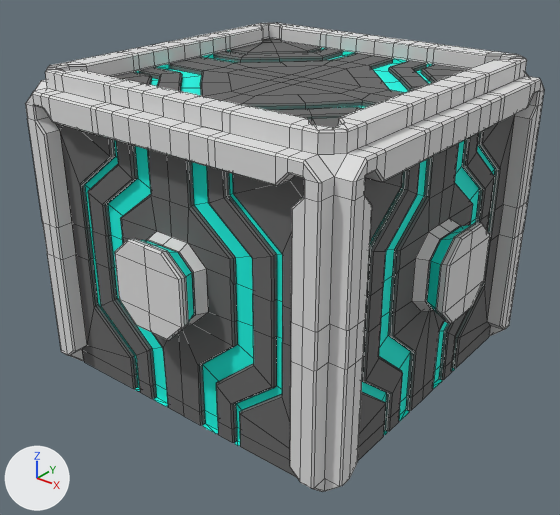
An edit to the FBX model BODY/Assets/Main/Meshes/Interactable/crate_heavy_stackable_01.FBX, drawn before and after from the same camera.
The view is the same before and after, from a 50 mm lens placed at (2.44, -3.15, 2.51), pointed at (0.02, -0.12, 0.63). Every picture has the same lights, and +X, +Y and +Z are marked at lower left. Mesh edges are drawn as thin lines. Where no turn or scale is listed for an object, it has been applied to the vertices.

Objects in the first picture: 'crate_heavy_stackable_01'.
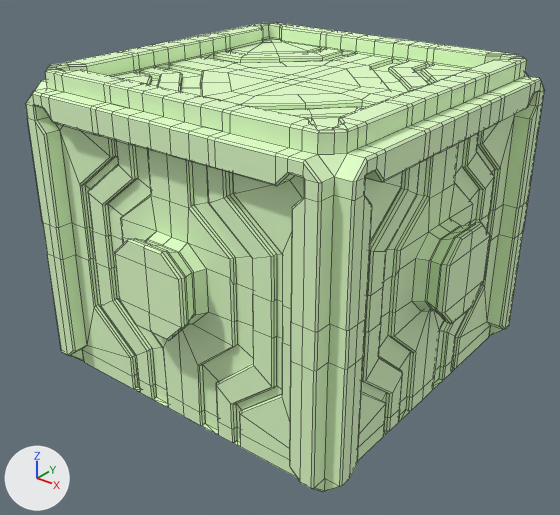
The newer file is also turned or shifted as a whole; pictures and numbers use the older file's frame.

Where the change shows, as pixel boxes (x1, y1, x2, y2) in the pictures (560 x 515 px):
```json
{"part": 1, "of": "me_mesh", "change": "recoloured", "before": [25, 23, 544, 492], "after": [25, 23, 544, 492], "on screen": "grey to green"}
{"part": 2, "of": "me_mesh", "change": "recoloured", "before": [56, 38, 516, 478], "after": [56, 38, 516, 478], "on screen": "grey to green"}
{"part": 3, "of": "me_mesh", "change": "recoloured", "before": [85, 48, 495, 446], "after": [85, 48, 495, 446], "on screen": "cyan to green"}
```

Scene script edits in JSON lines:
```json
{"op": "add", "block": "mat_stackableheavycrate", "code": ["mat_stackableheavycrate = principled_material('StackableHeavyCrate')", "mat_stackableheavycrate.base_color = (0.753, 1.0, 0.588)  # green #e1ffca", "mat_stackableheavycrate.roughness = 0.859"]}
{"block": "me_mesh", "where": "me_mesh.from_pydata(...)  # 2556 vertices, 2536 faces; spans x -1.07..1.07, y -1.07..1.07, z 0.0..1.69"}
{"block": "me_mesh", "where": "# used by ob_crate_heavy_stackable_01; location = (0.0, 0.0, 0.0)"}
{"block": "me_mesh", "change": "me_mesh part 1: all 1274 faces that had it switch from mat_frame (light grey #dfdfdf) to mat_stackableheavycrate (green #e1ffca)"}
{"block": "me_mesh", "change": "me_mesh part 2: all 974 faces that had it switch from mat_rubber (dark grey #666666) to mat_stackableheavycrate (green #e1ffca)"}
{"block": "me_mesh", "change": "me_mesh part 3: all 288 faces that had it switch from mat_light (cyan #00fbe8) to mat_stackableheavycrate (green #e1ffca)"}
```
